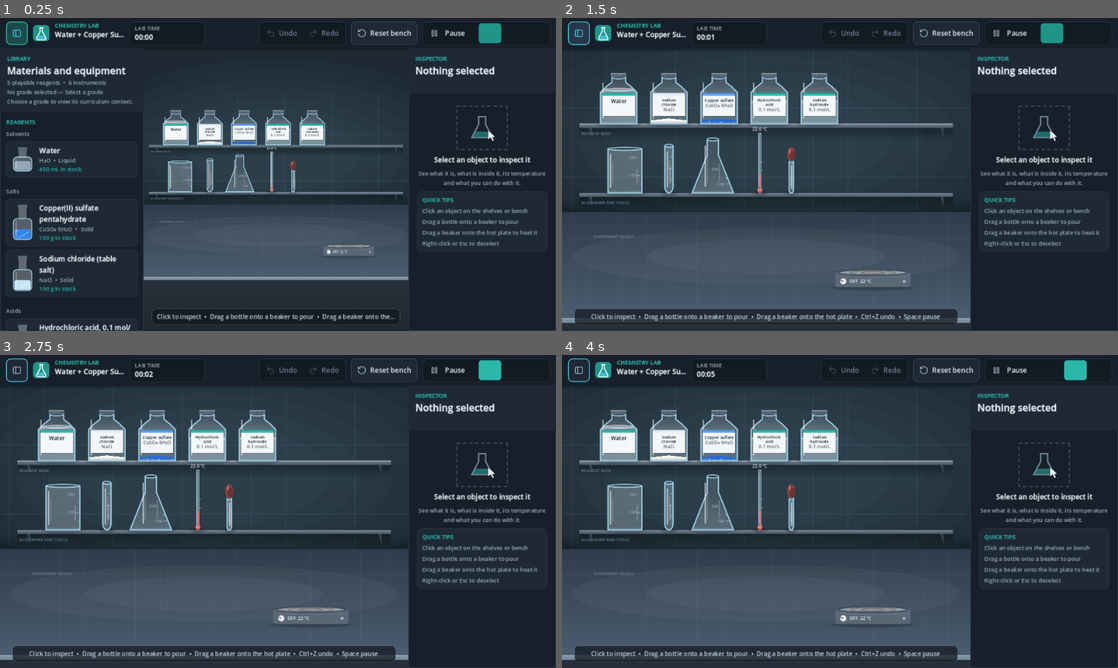
Above: before the commit, frames 1-4 (two rows, left to right).
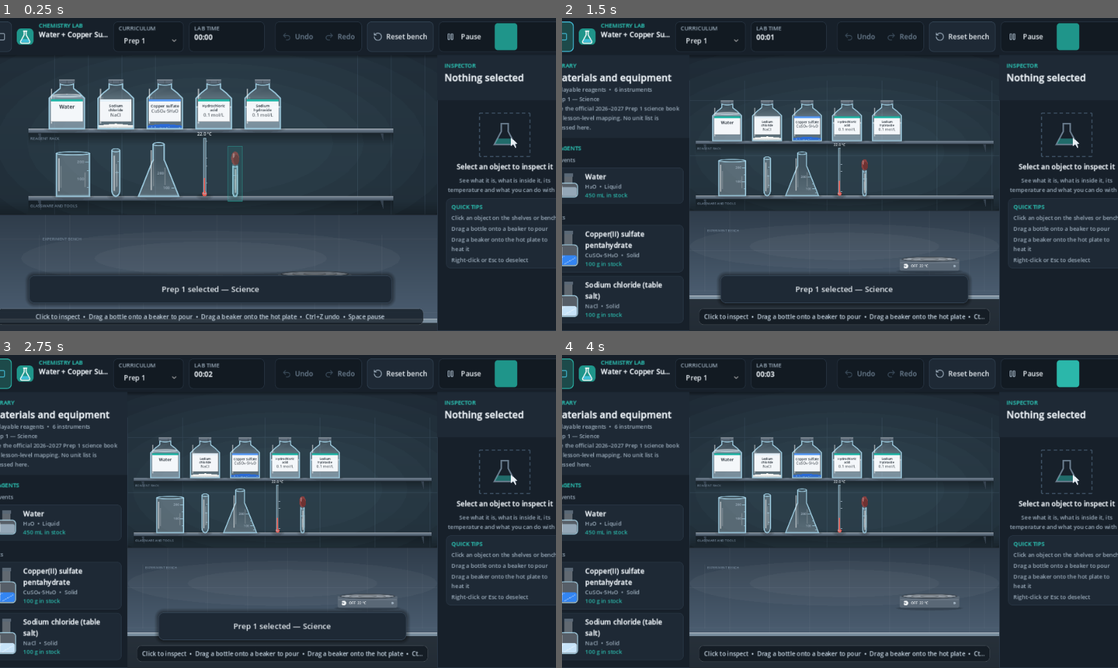
Above: after the commit, the same moments.

Repository: KareemMohammadeen/chemistry-lab-2d
Game: Godot game, scene res://scenes/main.tscn
Two runs of this game, one before a commit and one after it. Both use one fixed random seed, a clock stepped at 60 frames per second and the inputs below.
Inputs (mouse positions are in pixels of both pictures, inside the frame that each line leads up to; where the layout moved, square brackets give the same spot in the first picture):
- Up to frame 1 (0.25 s): no input
- Up to frame 2 (1.5 s): click (712, 39) at 0.5 s, where only the run after the commit has a clickable "Prep 1"; click (562, 36) [578, 33] at 1.25 s
- Up to frame 3 (2.75 s): click (489, 370) at 2.02 s
- Up to frame 4 (4 s): click (1073, 370) at 2.77 s; click (1067, 373) at 3.52 s

The runs differ from the first frame. In frame 1, 31% of the frame differs, in the area x 0-100%, y 1-100%; in frame 2, 35%; in frame 3, 35%; in frame 4, 32%.
Error before the commit: Invalid access to property or key 'item_selected' on a base object of type 'Nil'. (res://scripts/ui/lab_interface.gd:83)

Commit message:
Add grade selector control to top bar

Diff:
--- a/scenes/ui/lab_interface.tscn
+++ b/scenes/ui/lab_interface.tscn
@@ -4,7 +4,7 @@
 [ext_resource type="PackedScene" path="res://scenes/ui/inspector_panel.tscn" id="2"]
 [ext_resource type="PackedScene" path="res://scenes/ui/library_panel.tscn" id="3"]
 
-[node name="LabInterface" type="Control" node_paths=PackedStringArray("top_bar", "title_label", "time_label", "undo_button", "redo_button", "reset_button", "pause_button", "speed_box", "library_toggle", "logo", "library", "inspector", "stage_slot", "toast_label", "hint_label")]
+[node name="LabInterface" type="Control" node_paths=PackedStringArray("top_bar", "title_label", "time_label", "undo_button", "redo_button", "reset_button", "pause_button", "speed_box", "library_toggle", "grade_selector", "logo", "library", "inspector", "stage_slot", "toast_label", "hint_label")]
 layout_mode = 3
 anchors_preset = 15
 anchor_right = 1.0
@@ -22,6 +22,7 @@
 pause_button = NodePath("Root/TopBar/Margin/Row/SimGroup/Buttons/PauseButton")
 speed_box = NodePath("Root/TopBar/Margin/Row/SimGroup/Buttons/SpeedBox")
 library_toggle = NodePath("Root/TopBar/Margin/Row/LibraryToggle")
+grade_selector = NodePath("Root/TopBar/Margin/Row/GradeChip/GradeBox/GradeSelector")
 logo = NodePath("Root/TopBar/Margin/Row/Brand/Logo")
 library = NodePath("Root/Body/LibraryPanel")
 inspector = NodePath("Root/Body/InspectorPanel")
@@ -89,6 +90,26 @@
 theme_type_variation = &"StrongLabel"
 text = "Experiment"
 text_overrun_behavior = 3
+
+
+[node name="GradeChip" type="PanelContainer" parent="Root/TopBar/Margin/Row"]
+layout_mode = 2
+theme_type_variation = &"ChipPanel"
+
+[node name="GradeBox" type="VBoxContainer" parent="Root/TopBar/Margin/Row/GradeChip"]
+layout_mode = 2
+theme_override_constants/separation = 0
+
+[node name="GradeCaption" type="Label" parent="Root/TopBar/Margin/Row/GradeChip/GradeBox"]
+layout_mode = 2
+theme_type_variation = &"CaptionLabel"
+text = "CURRICULUM"
+
+[node name="GradeSelector" type="OptionButton" parent="Root/TopBar/Margin/Row/GradeChip/GradeBox"]
+custom_minimum_size = Vector2(138, 34)
+layout_mode = 2
+theme_type_variation = &"ToolButton"
+tooltip_text = "Select the school year. The current curriculum mapping status is shown in the Library."
 
 [node name="TimeChip" type="PanelContainer" parent="Root/TopBar/Margin/Row"]
 layout_mode = 2
